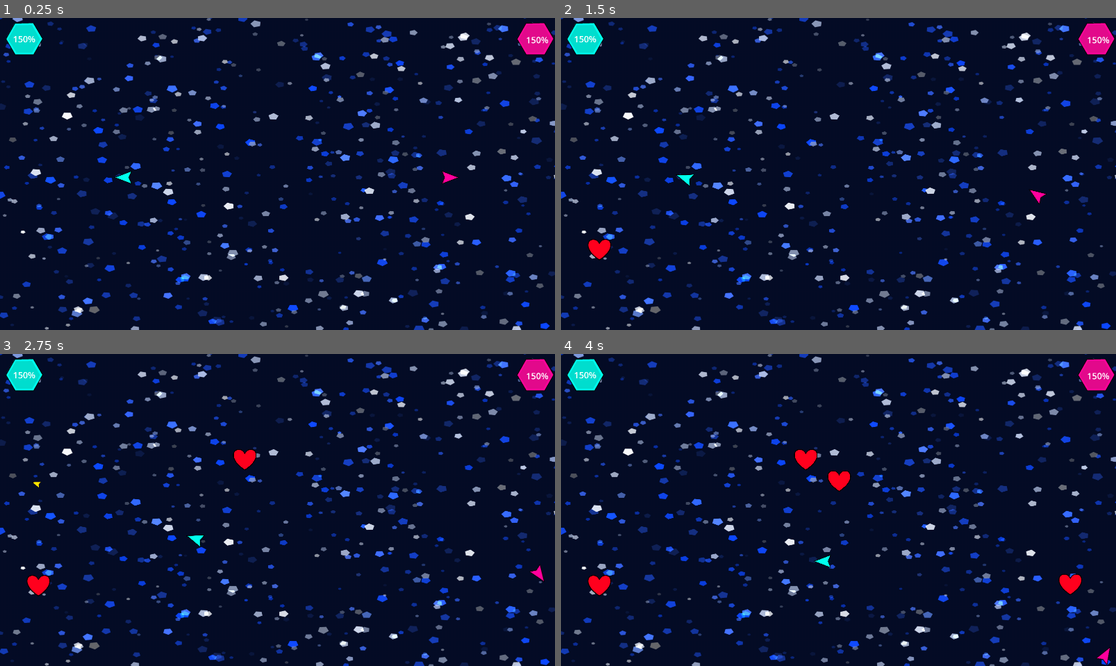
Above: before the commit, frames 1-4 (two rows, left to right).
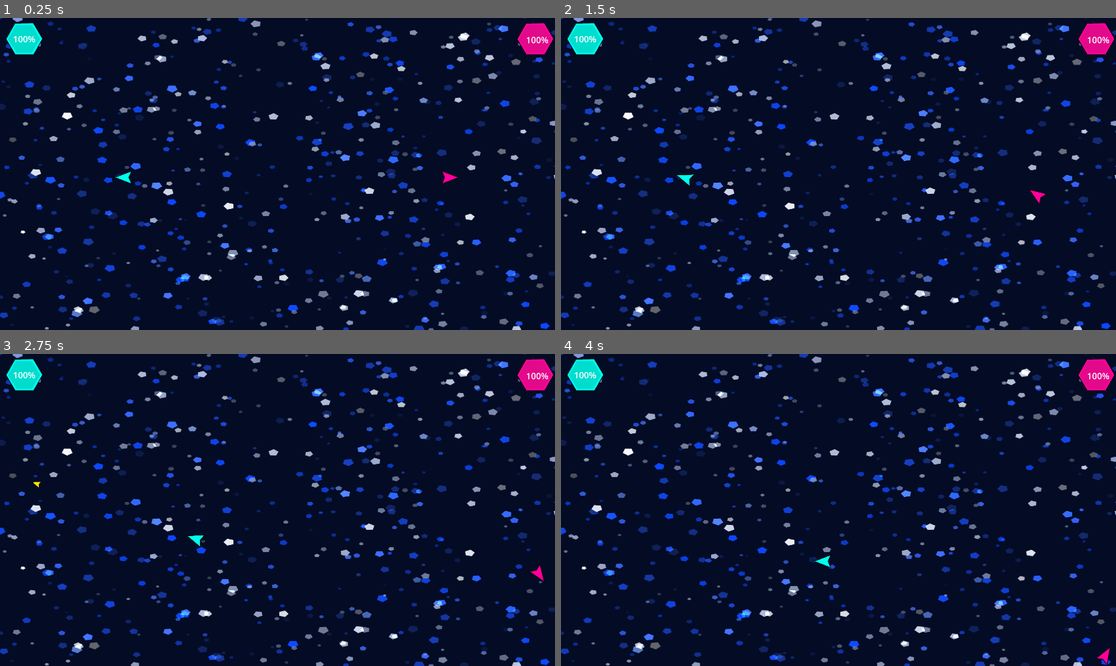
Above: after the commit, the same moments.

Repository: Jsadul/Retro-shooter
Game: Godot game, scene res://Scenes/game.tscn
Two runs of this game, one before a commit and one after it. Both use one fixed random seed, a clock stepped at 60 frames per second and the inputs below.
Inputs:
- Up to frame 1 (0.25 s): no input
- Up to frame 2 (1.5 s): tap Enter at 0.5 s; hold Right (ui_right) 0.53-1.28 s; tap A (A) at 0.6 s; tap D (D) at 0.8, 1.35 s; hold Down (ui_down) from 1.28 s (still down)
- Up to frame 3 (2.75 s): tap S (S) at 1.55, 2.1 s; release Down (ui_down) at 2.03 s; hold Right (ui_right) from 2.03 s (still down); tap Space (shoot) at 2.3 s
- Up to frame 4 (4 s): release Right (ui_right) at 2.78 s; hold Up (ui_up) 2.78-3.53 s; tap Space (shoot) at 2.85 s; tap A (A) at 3.05, 3.6 s; hold Left (ui_left) from 3.53 s (still down); tap D (D) at 3.8 s

The runs differ from the first frame. In frame 1, less than 0.1% of the frame differs, in the area x 3-97%, y 5-9%; in frame 2, 0.2%; in frame 3, 0.4%; in frame 4, 0.8%, in the area x 3-97%, y 5-78%.

Commit message:
bug fixes
heath and shooting realted bug fixes

Diff:
--- a/Scenes/bullet.tscn
+++ b/Scenes/bullet.tscn
@@ -4,7 +4,6 @@
 [ext_resource type="Texture2D" uid="uid://chtrei7h22de" path="res://Assets/Yellow.png" id="2_oduel"]
 
 [node name="Bullet" type="Area2D" unique_id=339058199]
-collision_layer = 2
 script = ExtResource("1_oduel")
 
 [node name="Sprite2D" type="Sprite2D" parent="." unique_id=1050722412]
--- a/Scenes/game.tscn
+++ b/Scenes/game.tscn
@@ -27,10 +27,12 @@
 
 [node name="Player1" parent="." unique_id=1007187380 instance=ExtResource("1_e2o6t")]
 position = Vector2(1560, 552)
+collision_layer = 1
 
 [node name="Player2" parent="." unique_id=1854510553 instance=ExtResource("2_feb5d")]
 position = Vector2(424, 552)
 rotation = -3.1415927
+collision_layer = 1
 
 [node name="Barrier" type="StaticBody2D" parent="." unique_id=1437732988]
 
--- a/Scenes/heal.tscn
+++ b/Scenes/heal.tscn
@@ -1,21 +1,16 @@
 [gd_scene format=3 uid="uid://dhi5gvkjsquku"]
 
 [ext_resource type="Texture2D" uid="uid://dgoc43oxm66lr" path="res://Assets/Heal.png" id="1_2bthj"]
-[ext_resource type="Script" uid="uid://chi8kg8krbfl4" path="res://Scripts/heal.gd" id="1_vfgpi"]
-
-[sub_resource type="RectangleShape2D" id="RectangleShape2D_vbhc8"]
-size = Vector2(98, 90)
 
 [node name="Heal" type="Area2D" unique_id=1703960650]
-script = ExtResource("1_vfgpi")
+
+[node name="CollisionPolygon2D" type="CollisionPolygon2D" parent="." unique_id=1302843702]
+position = Vector2(-1, -3)
+polygon = PackedVector2Array(80, 56, 72, 48, 64, 40, 48, 40, 40, 48, 32, 56, 32, 64, 32, 72, 40, 88, 80, 128, 120, 88, 128, 72, 128, 56, 112, 40, 96, 40)
 
 [node name="Heal" type="Sprite2D" parent="." unique_id=396568673]
 position = Vector2(78, 78)
 scale = Vector2(0.2, 0.2)
 texture = ExtResource("1_2bthj")
 
-[node name="CollisionShape2D" type="CollisionShape2D" parent="." unique_id=2085696427]
-position = Vector2(80, 72)
-shape = SubResource("RectangleShape2D_vbhc8")
-
 [connection signal="area_entered" from="." to="." method="_on_area_entered"]
--- a/Scenes/player_1.tscn
+++ b/Scenes/player_1.tscn
@@ -11,7 +11,6 @@
 
 [node name="Player1" type="CharacterBody2D" unique_id=1007187380]
 position = Vector2(0, 2)
-collision_layer = 3
 script = ExtResource("1_tmdyv")
 bullet = ExtResource("2_p0e4v")
 
--- a/Scenes/player_2.tscn
+++ b/Scenes/player_2.tscn
@@ -11,7 +11,6 @@
 
 [node name="Player2" type="CharacterBody2D" unique_id=1007187380]
 position = Vector2(20, 0)
-collision_layer = 3
 script = ExtResource("1_cgts5")
 bullet = ExtResource("2_eus2p")
 
--- a/Scripts/bullet_2.gd
+++ /dev/null
@@ -1,15 +0,0 @@
-extends Area2D
-
-var speed = 750
-var shooter: Node
-
-func _physics_process(delta):
-	position += transform.x * speed * delta
-
-func _on_area_entered(area: Area2D) -> void:
-	var target = area.get_parent()
-	if target == shooter:
-		return
-	if target.has_method("take_hit"):
-		target.take_hit(self)
-	queue_free()
--- a/Scripts/heal.gd
+++ /dev/null
@@ -1,6 +0,0 @@
-extends Area2D
-
-
-
-func _on_area_entered(area: Area2D) -> void:
-	pass
--- a/Scripts/heal_spawn.gd
+++ b/Scripts/heal_spawn.gd
@@ -2,7 +2,7 @@
 
 @export var heal_scene: PackedScene
 @export var map_size = Rect2(0, 0, 1920, 1080)
-@export var spawn_interval = 1.0
+@export var spawn_interval = 5
 
 func _ready():
 	var timer = Timer.new()
--- a/Scripts/player_1.gd
+++ b/Scripts/player_1.gd
@@ -12,7 +12,8 @@
 @export var bullet : PackedScene
 @export var max_health = 100
 @export var health = 0
-@export var damage = 5
+@export var damage = 50
+@export var heal_value = 20
 var recoil_strength = 1200
 var rotation_direction = 0
 var recoil_velocity = Vector2.ZERO
@@ -54,6 +55,8 @@
 		queue_free()
 
 func _on_heal_ditect_area_entered(area: Area2D) -> void:
-	health += 50
+	health += heal_value
+	if health > max_health:
+		health=max_health
 	print("heal")
 	area.queue_free()
--- a/Scripts/player_2.gd
+++ b/Scripts/player_2.gd
@@ -12,7 +12,8 @@
 @export var bullet : PackedScene
 @export var max_health = 100
 @export var health = 0
-@export var damage = 5
+@export var damage = 50
+@export var heal_value = 20
 var recoil_strength = 1200
 var rotation_direction = 0
 var recoil_velocity = Vector2.ZERO
@@ -47,6 +48,8 @@
 
 func _on_hit(bullet):
 	health -= damage
+	$CanvasLayer/Hex_bar.value = health
+	$CanvasLayer/Hex_bar/Hex_lable.text = str(health) + "%"
 	$CPUParticles2D.global_rotation = bullet.global_rotation
 	$CPUParticles2D.restart()
 	print(name, " hit, health: ", health)
@@ -54,6 +57,8 @@
 		queue_free()
 
 func _on_heal_ditect_area_entered(area: Area2D) -> void:
-	health += 50
+	health += heal_value
+	if health > max_health:
+		health=max_health
 	print("heal")
 	area.queue_free()
Not shown, removed: Scripts/bullet_2.gd.uid
Not shown, removed: Scripts/heal.gd.uid
